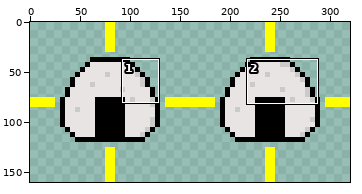
Sprite sheet: Assets/SushiRiceBall.png. Above: a wide view before the commit, with the close-up outlined.
Close-up. First the earlier version:
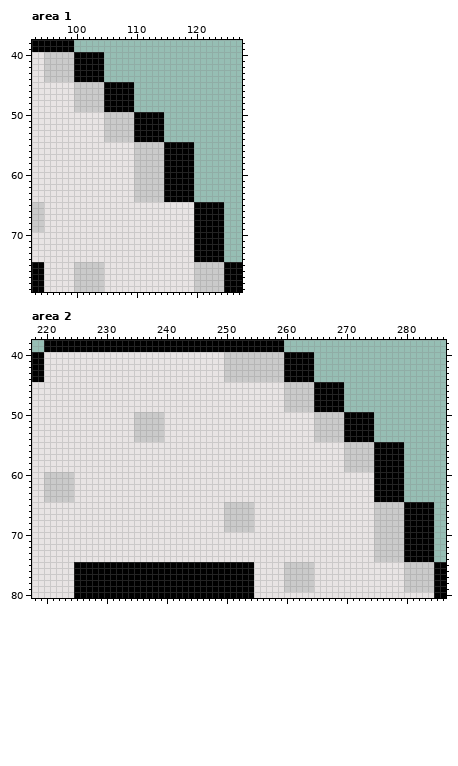
The file is 320x160 pixels. Colours within 5 levels of each other are drawn and written as one. Shown: area 1: x 93..127, y 38..79; area 2: x 218..286, y 38..80. The commit also changed other parts of the picture, which this record leaves out.
Now the later version:
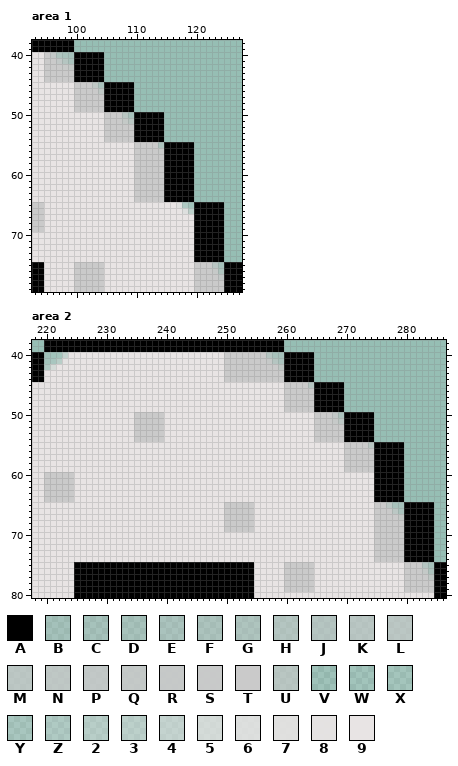
Palette (. is transparent): A #000000  B #cacaca46  C #cacaca4e  D #cacaca55  E #cacaca63  F #cacaca6b  G #cacaca76  H #cacaca92  J #cacaca9a  K #cacacaad  L #cacacab6  M #cacacabc  N #cacacaca  P #cacacad8  Q #cacacae0  R #cacacaed  S #cacacaf7  T #cacaca  U #cbcacaa7  V #e8e4e41b  W #e8e4e426  X #e8e4e42c  Y #e8e4e438  Z #e8e4e44f  2 #e8e4e46a  3 #e8e4e476  4 #e8e4e48f  5 #e8e4e4c0  6 #e8e4e4dd  7 #e8e4e4e7  8 #e8e4e4f3  9 #e8e4e4
Edits made:
Area 1:
The edit turns colour 9 into colour 3 in row 66 at x 119.
The edit turns colour 9 into colour 6 in row 66 at x 118.
The edit turns colour 9 into colour 7 in row 65 at x 117.
The edit turns colour T into colour B in row 40 at x 99.
The edit turns colour T into colour C in row 75 at x 124.
The edit turns colour T into colour D in row 40 at x 98; in row 50 at x 109.
The edit turns colour T into colour E in row 41 at x 99; in row 45 at x 104.
The edit turns colour T into colour G in row 40 at x 97; in row 55 at x 114; in row 76 at x 124.
The edit turns colour T into colour J in row 41 at x 98.
The edit turns colour T into colour K in row 75 at x 123.
The edit turns colour T into colour N in row 45 at x 103; in row 46 at x 104.
The edit turns colour T into colour P in row 40 at x 96; in row 41 at x 97; in row 77 at x 124.
The edit turns colour T into colour Q in row 42 at x 99; in row 51 at x 108.
The edit turns colour T into colour R in row 76 at x 123.
The edit turns colour T into colour S in row 42 at x 98; in row 56 at x 114.
The edit turns colour T into colour U in row 50 at x 108; in row 51 at x 109.
The edit turns colour 9 into colour W in row 65 at x 119.
The edit turns colour 9 into colour Z in row 65 at x 118.
Area 2:
The edit turns colour 9 into colour 2 in row 41 at x 222.
The edit turns colour 9 into colour 4 in row 40 at x 223.
The edit turns colour 9 into colour 5 in row 42 at x 221.
The edit turns colour 9 into colour 8 in row 41 at x 223.
The edit turns colour T into colour B in row 40 at x 259; in row 65 at x 279.
The edit turns colour T into colour C in row 75 at x 284.
The edit turns colour T into colour D in row 40 at x 258; in row 65 at x 278.
The edit turns colour T into colour E in row 41 at x 259; in row 66 at x 279.
The edit turns colour T into colour F in row 50 at x 269; in row 76 at x 284.
The edit turns colour T into colour H in row 75 at x 283.
The edit turns colour T into colour J in row 40 at x 257; in row 41 at x 258; in row 45 at x 264.
The edit turns colour T into colour L in row 66 at x 278.
The edit turns colour T into colour M in row 51 at x 269; in row 65 at x 277.
The edit turns colour T into colour N in row 42 at x 259; in row 77 at x 284.
The edit turns colour T into colour P in row 50 at x 268.
The edit turns colour T into colour Q in row 67 at x 279; in row 76 at x 283.
The edit turns colour T into colour R in row 41 at x 257; in row 51 at x 268.
The edit turns colour T into colour U in row 55 at x 274.
The edit turns colour 9 into colour V in row 40 at x 220.
The edit turns colour 9 into colour W in row 40 at x 221; in row 41 at x 220.
The edit turns colour 9 into colour X in row 40 at x 222.
The edit turns colour 9 into colour Y in row 41 at x 221.
The edit turns colour 9 into colour Z in row 42 at x 220.
